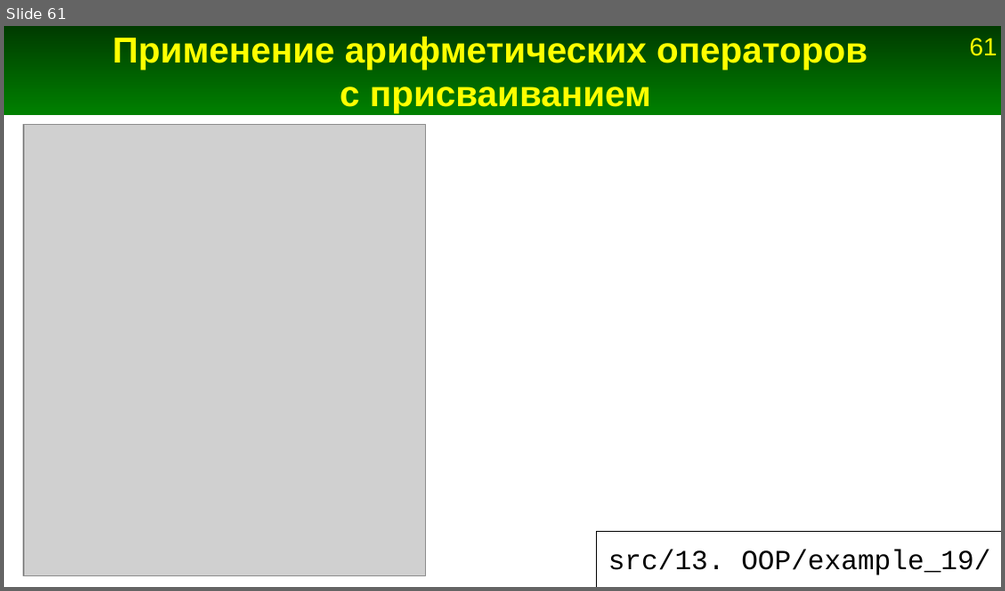
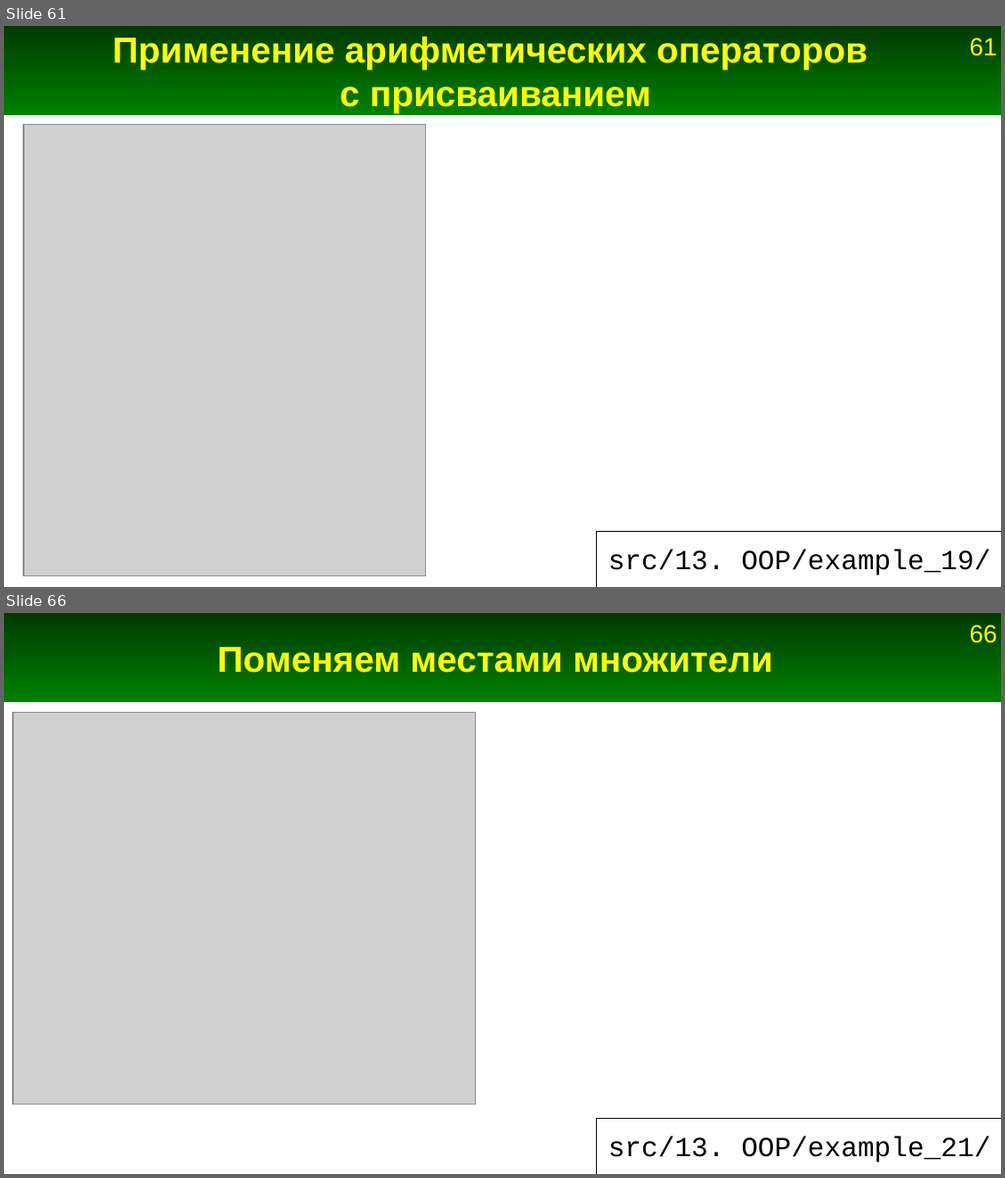
Before and after one commit to Jenyay/python-lectures, a slide deck: presentations/13. OOP.odp. Shown one above the other, each under a label of ours: slide 61 before the commit, slides 61 and 66 after it; the slides between them are not shown. The pictures are 1005x591 and 1005x1178 pixels, drawn with LibreOffice and Linux fonts; fonts in the diff are those of the drawing; grey boxes stand for pictures. Boxes give left, top, right and bottom in pixels: in the first picture for what was removed or moved away, otherwise in the second. Text is boxed around its words. In the diff, an @@ line names an element or a change of style, - is before the commit and + after.

```diff
--- a/presentations/13. OOP.odp
+++ b/presentations/13. OOP.odp
@@ slide 66 added at (4, 613, 1001, 1174), background #FFFFFF; not listed: 2 template elements that a slide beside it also shows @@
@@ title added at (218, 647, 773, 673), 26 pt, text #FFFF00, bold @@
+Поменяем местами множители
@@ picture added at (13, 712, 476, 1103) @@
@@ line added from (596, 1118) to (1001, 1118), #000000 0 pt @@
@@ line added from (596, 1118) to (596, 1174), #000000 0 pt @@
@@ title added at (608, 1136, 990, 1162), 20 pt, text #000000 @@
+src/13. OOP/example_21/
```
Also in this commit, not shown: 1 slide changed, 9 other slides added, 9 other files.
